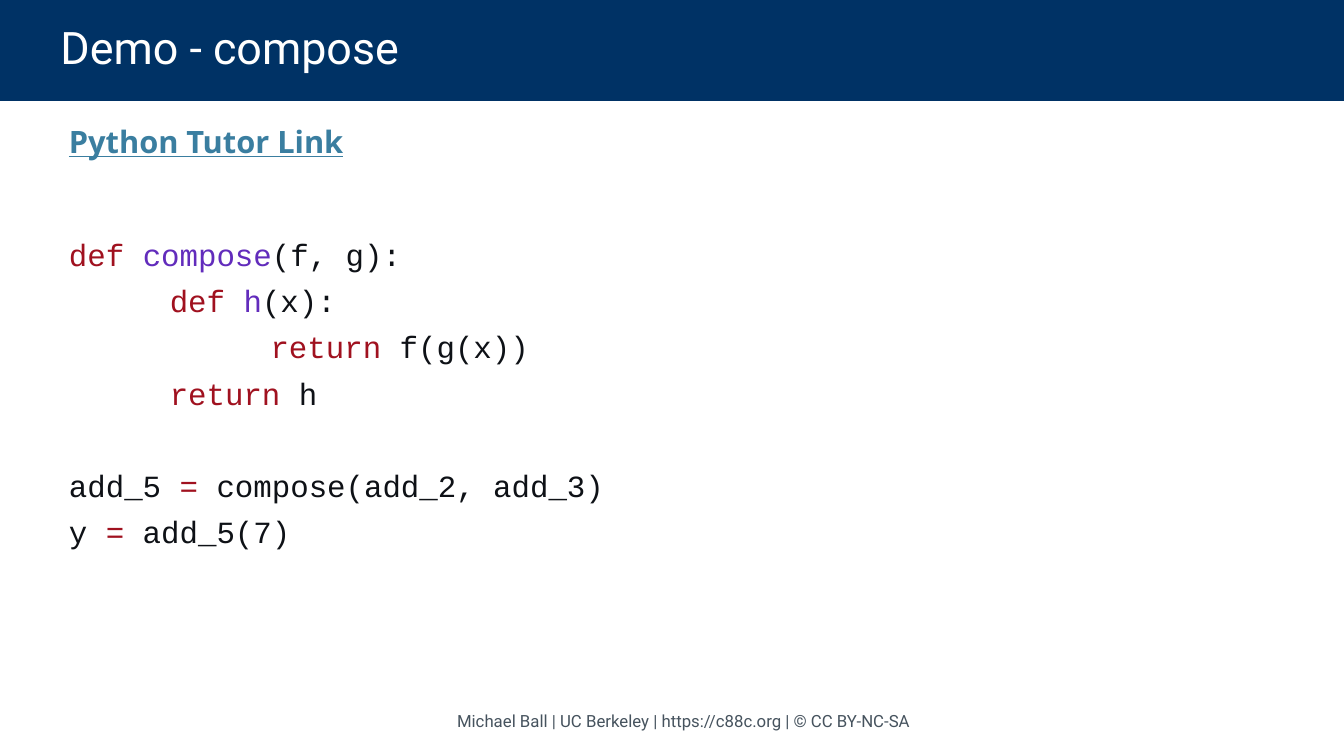
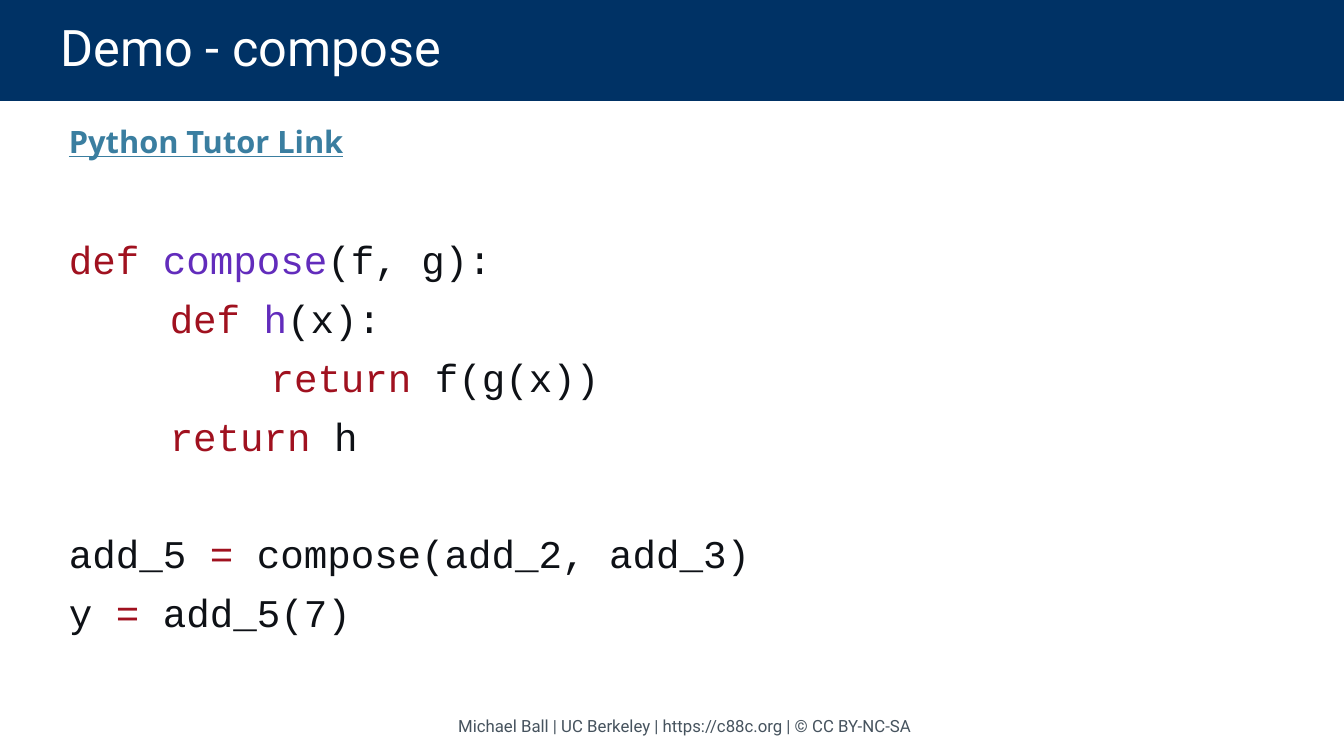
Before and after one commit to cs88-website/sp24, a slide deck: slide 40 of assets/slides/sp24/06-Lists_HOFs.pptx (slide 29 before the commit). Drawn at 1344x756 pixels with LibreOffice and Linux fonts; fonts in the diff are those of the drawing. Boxes give left, top, right and bottom in pixels: in the first picture for what was removed or moved away, otherwise in the second. Text is boxed around its words. In the diff, an @@ line names an element or a change of style, - is before the commit and + after.

```diff
--- a/assets/slides/sp24/06-Lists_HOFs.pptx
+++ b/assets/slides/sp24/06-Lists_HOFs.pptx
@@ title "Demo - compose" at (0, 0, 1344, 101): size 32 to 36 pt @@
@@ text "def compose(f, g):" at (69, 246, 750, 635): size 22 to 28 pt; more space between paragraphs @@
@@ text "Michael Ball | UC Berkeley ...": place and size @@
-text "Michael Ball | UC Berkeley ..." at (457, 714, 910, 731)
+text "Michael Ball | UC Berkeley ..." at (458, 719, 911, 736)
```
Also in this commit, not shown: 32 other slides changed, 12 slides added, 1 slide removed, 5 other files.
